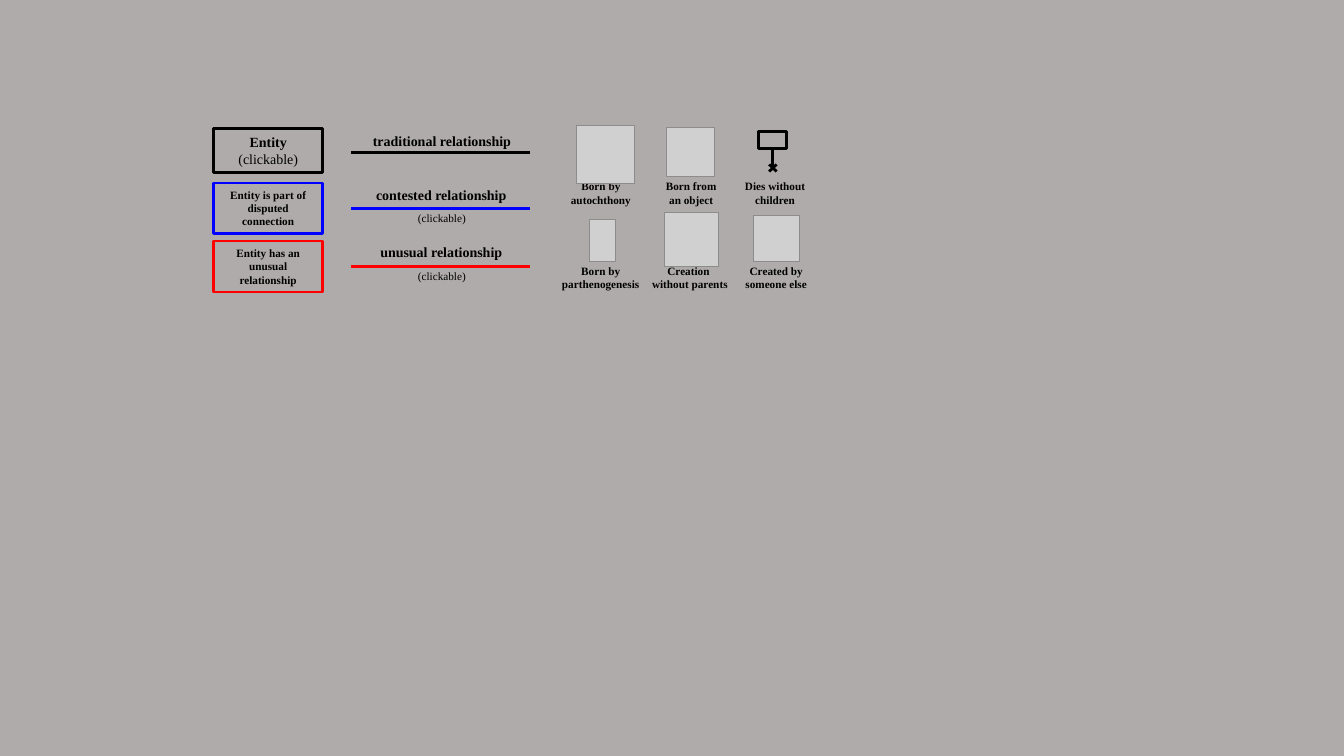
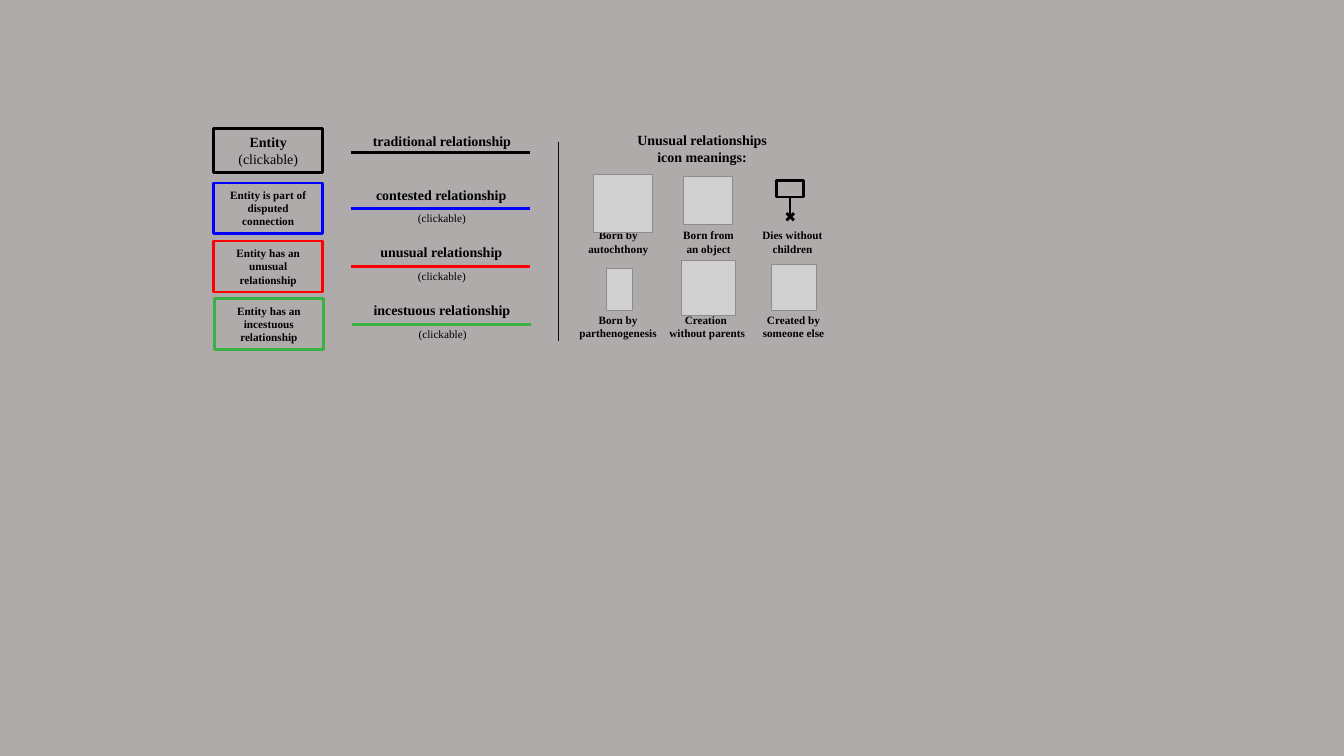
Before and after one commit to yayalu/greekgraphs, a slide deck: slide 1 of docs/Legend.pptx. Drawn at 1344x756 pixels with LibreOffice and Linux fonts; fonts in the diff are those of the drawing; grey boxes stand for pictures. Boxes give left, top, right and bottom in pixels: in the first picture for what was removed or moved away, otherwise in the second. Text is boxed around its words. In the diff, an @@ line names an element or a change of style, - is before the commit and + after.

Commit message:
Don't know how to fix issue wth hover for incestuous relationships - do a rudimentary solution for now)

```diff
--- a/docs/Legend.pptx
+++ b/docs/Legend.pptx
@@ group added at (215,135,766,350): 3 texts, 2 lines, 1 rectangle @@
+Entity has an incestuous relationship
+incestuous relationship
+(clickable)
+Unusual relationships
+icon meanings:
@@ 3 texts, 3 lines, 2 pictures, 1 rectangle: place and size @@
-3 texts, 3 lines, 2 pictures, 1 rectangle at (577,125,806,288)
+3 texts, 3 lines, 2 pictures, 1 rectangle at (594,174,824,337)
@@ 3 pictures, 3 texts: place and size @@
-3 pictures, 3 texts at (562,128,728,291)
+3 pictures, 3 texts at (579,176,745,340)
```
Also in this commit, not shown: 3 other files.
